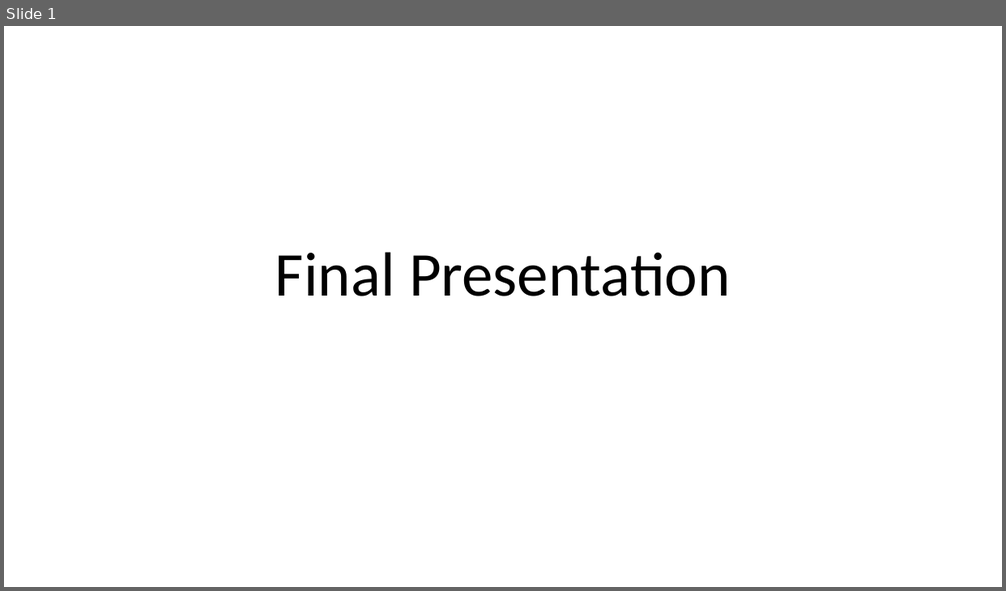
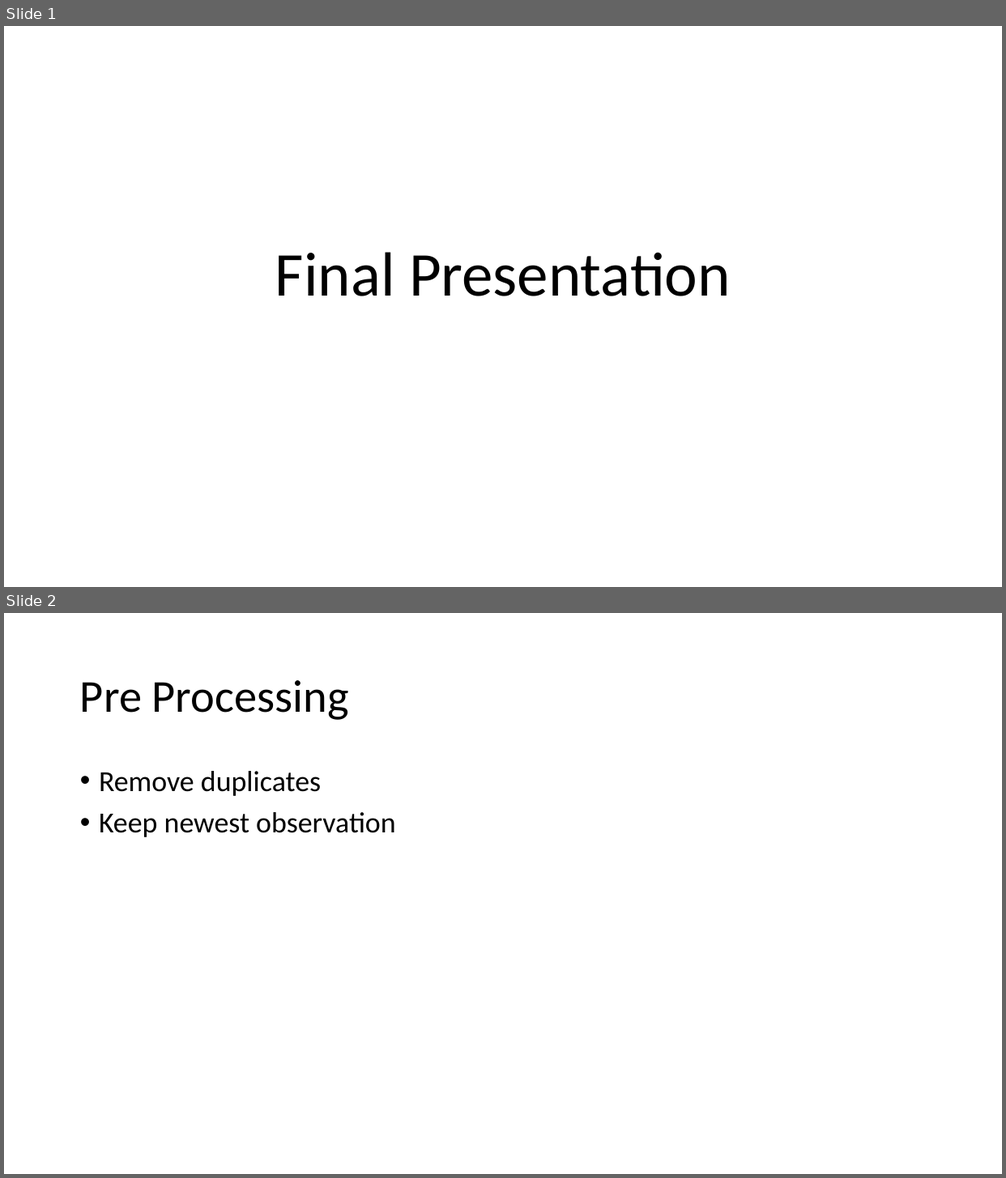
Before and after one commit to AlderCoder/Snow-finches, a slide deck: Final Presentation.pptx. Shown one above the other, each under a label of ours: slide 1 before the commit, slides 1 and 2 after it. The pictures are 1006x591 and 1006x1178 pixels, drawn with LibreOffice and Linux fonts; fonts in the diff are those of the drawing. Boxes give left, top, right and bottom in pixels: in the first picture for what was removed or moved away, otherwise in the second. Text is boxed around its words. In the diff, an @@ line names an element or a change of style, - is before the commit and + after.

```diff
--- a/Final Presentation.pptx
+++ b/Final Presentation.pptx
@@ slide 2 added at box(4, 613, 1002, 1174), background #FFFFFF @@
@@ title added at box(80, 680, 349, 720), 44 pt, text #000000 @@
+Pre Processing
@@ text added at box(99, 771, 396, 837), 28 pt, text #000000 @@
+• Remove duplicates
+• Keep newest observation
```
Also in this commit, not shown: 4 slides changed, 4 other slides added, 1 slide removed, 3 other files.
